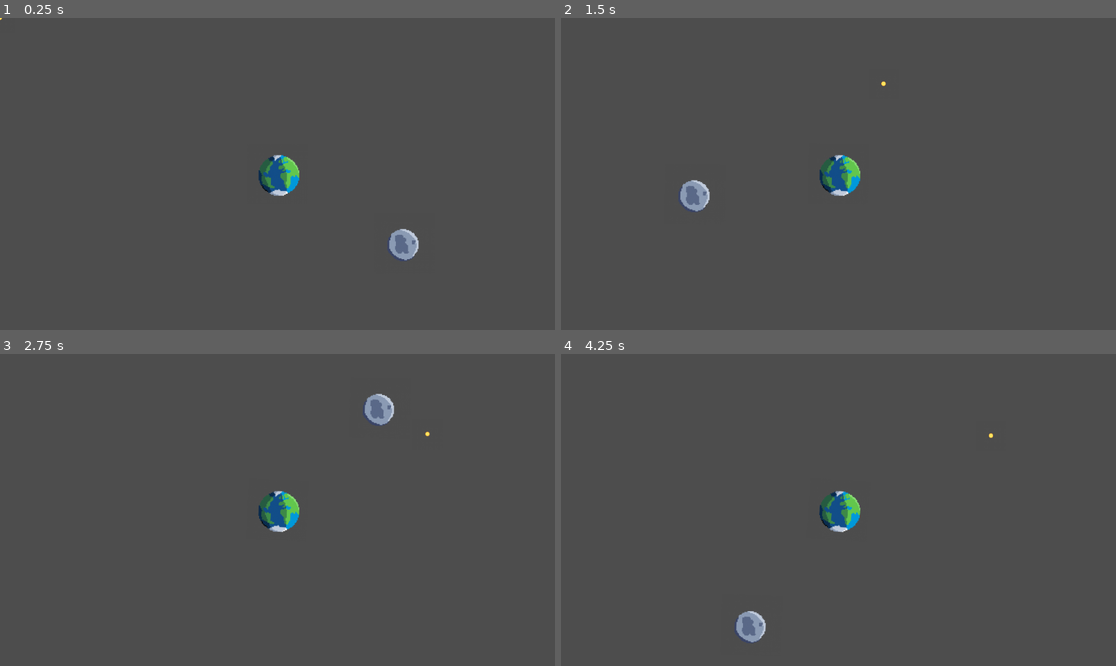
Above: before the commit, frames 1-4 (two rows, left to right).
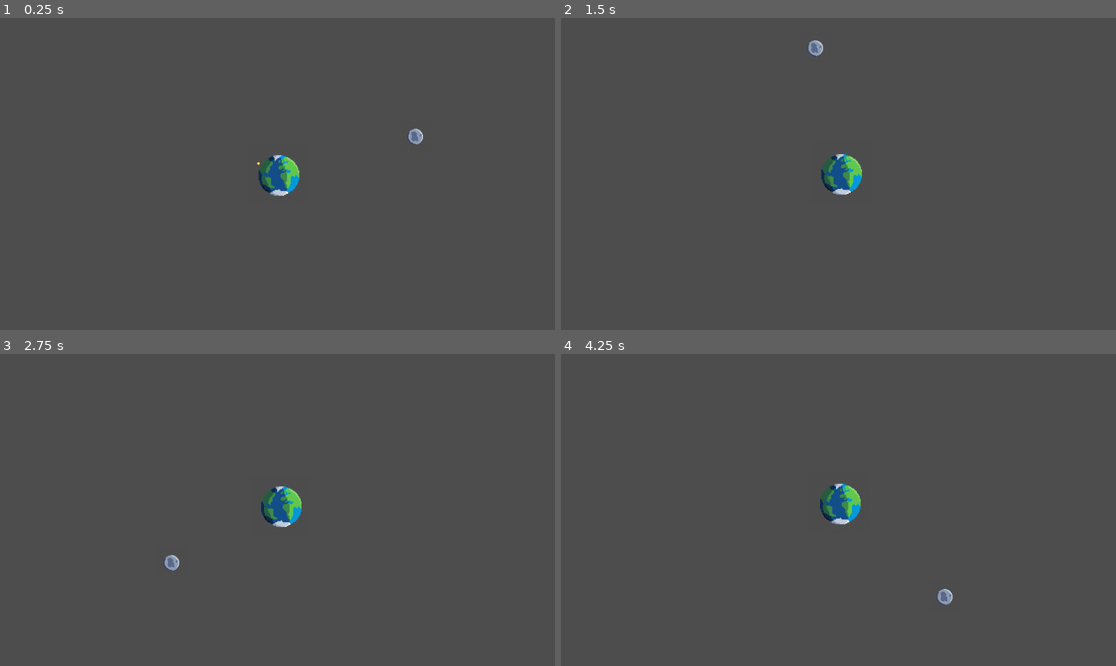
Above: after the commit, the same moments.

Repository: hunterjsb/spaceballs
Game: Godot game, scene res://node_2d.tscn
The game is run twice, just before and just after one commit, with the same random seed, the same clock (stepped at 60 frames per second) and the same inputs.
Inputs:
- Up to frame 1 (0.25 s): no input
- Up to frame 2 (1.5 s): tap Enter (ui_accept) at 0.5, 1.35 s; hold Enter (ui_accept) 0.53-1.28 s
- Up to frame 3 (2.75 s): tap Enter (ui_accept) at 1.52, 1.82 s; hold Enter (ui_accept) from 2.03 s (still down)
- Up to frame 4 (4.25 s): release Enter (ui_accept) at 2.78 s; tap Enter (ui_accept) at 2.85, 3.02, 3.32 s; hold Enter (ui_accept) from 3.53 s (still down)

The runs differ from the first frame. In frame 1, 0.6% of the frame differs, in the area x 0-77%, y 0-78%; in frame 2, 0.9%; in frame 3, 1.2%; in frame 4, 1.3%, in the area x 31-78%, y 25-93%.

Commit message:
everything is a gravitational body

Diff:
--- a/Earth.gd
+++ b/Earth.gd
@@ -1,8 +1,5 @@
-extends Sprite2D
+extends GravitationalBody
 
-@export var mass  = 100_000
-@export var rotation_speed = 1.0  # Degrees per second
-
-func _process(delta):
-	# Rotate Earth
-	rotation_degrees += rotation_speed * delta
+func _ready():
+	mass = 500_000
+	radius = 40  # Adjust based on sprite size
--- /dev/null
+++ b/GravitationalBody.gd
@@ -0,0 +1,23 @@
+# GravitationalBody.gd
+extends Sprite2D
+
+class_name GravitationalBody
+
+@export var mass: float = 1.0
+@export var radius: float = 10.0  # For collision detection
+var velocity: Vector2 = Vector2.ZERO
+
+func apply_force(force: Vector2):
+	velocity += force / mass
+
+func move(delta: float):
+	position += velocity * delta
+
+func gravitational_force(other: GravitationalBody) -> Vector2:
+	var direction = other.position - position
+	var distance = direction.length()
+	var force_magnitude = (mass * other.mass) / (distance * distance)
+	return direction.normalized() * force_magnitude
+
+func _physics_process(delta):
+	move(delta)
--- a/Moon.gd
+++ b/Moon.gd
@@ -1,16 +1,5 @@
-extends Sprite2D
+extends GravitationalBody
 
-@export var orbit_speed = 2.0  # Degrees per second
-@export var orbit_radius = 300.0
-@export var rotation_speed = 0.5  # Degrees per second
-@export var mass = 1_000
-
-var orbit_angle = 0.0
-
-func _process(delta):
-	# Update orbit
-	orbit_angle += orbit_speed * delta
-	position = get_parent().get_node("Earth").position + Vector2(cos(orbit_angle), sin(orbit_angle)) * orbit_radius
-
-	# Rotate Moon
-	rotation_degrees += rotation_speed * delta
+func _ready():
+	mass = 5_000  # Moon's mass in kg
+	radius = 50  # Adjust based on your sprite size
--- a/Rocket.gd
+++ b/Rocket.gd
@@ -1,25 +1,29 @@
-extends Sprite2D
+extends GravitationalBody
 
-var velocity = Vector2.ZERO
 var launched = false
+var launch_position: Vector2
+var earth: GravitationalBody
 
-func _process(delta):
-	if launched:
-		# Apply gravity from Earth and Moon
-		var earth_gravity = calculate_gravity(get_parent().get_node("Earth"))
-		var moon_gravity = calculate_gravity(get_parent().get_node("Moon"))
+func _ready():
+	mass = 2  # Rocket mass in kg
+	radius = 5   # Adjust based on your sprite size
 
-		velocity += (earth_gravity + moon_gravity) * delta
-		position += velocity * delta
+func set_earth(earth_body: GravitationalBody):
+	earth = earth_body
+	update_position()
+
+func update_position():
+	if not launched and earth:
+		var direction = (position - earth.position).normalized()
+		position = earth.position + direction * (earth.radius + radius)
+		rotation = direction.angle() + PI/2
 
 func launch():
-	var earth = get_parent().get_node("Earth")
-	position = earth.position + Vector2(0, -earth.texture.get_height() / 2 - 5)  #  pixels above Earth
 	launched = true
-	velocity = Vector2(750, -750)  # Initial launch velocity
+	apply_force(Vector2(1750, -750))  # Adjust launch force as needed
 
-func calculate_gravity(body):
-	var direction = body.position - position
-	var distance = direction.length()
-	var force = 1000 * body.mass / (distance * distance)  # Simplified gravity formula
-	return direction.normalized() * force
+func _physics_process(delta):
+	if launched:
+		super._physics_process(delta)
+	else:
+		update_position()
--- a/node_2d.gd
+++ b/node_2d.gd
@@ -1,10 +1,30 @@
 extends Node2D
+
+var G = 67  # Gravitational constant
+var time_scale = 1  # Time scale to make the simulation visible
 
 func _ready():
 	var screen_size = get_viewport().get_visible_rect().size
 	var screen_center = screen_size / 2
 
 	$Earth.position = screen_center
+	$Moon.position = $Earth.position + Vector2(300, 0)
+	$Moon.velocity = Vector2(0, -320) * time_scale  # Initial orbital velocity
+
+	$Rocket.set_earth($Earth)
+
+func _physics_process(delta):
+	if not $Rocket.launched:
+		apply_gravity($Earth, $Moon, delta)
+	else:
+		apply_gravity($Earth, $Moon, delta)
+		apply_gravity($Earth, $Rocket, delta)
+		apply_gravity($Moon, $Rocket, delta)
+
+func apply_gravity(body1: GravitationalBody, body2: GravitationalBody, delta: float):
+	var force = body1.gravitational_force(body2) * G * time_scale
+	body1.apply_force(force * delta)
+	body2.apply_force(-force * delta)
 
 func _input(event):
 	if event.is_action_pressed("ui_accept"):  # Space key
--- a/node_2d.tscn
+++ b/node_2d.tscn
@@ -7,9 +7,13 @@
 [ext_resource type="Script" path="res://Rocket.gd" id="3_wsw5a"]
 [ext_resource type="Texture2D" uid="uid://bs6r8xwm5i22t" path="res://assets/moon_4.png" id="4_x0ey5"]
 [ext_resource type="Texture2D" uid="uid://bndrfwyabljta" path="res://assets/sun_10.png" id="6_2vqxk"]
+[ext_resource type="Script" path="res://GravitationalBody.gd" id="8_3spte"]
 
 [node name="Node2D" type="Node2D"]
 script = ExtResource("1_43i8g")
+
+[node name="GravitationalBody" type="Sprite2D" parent="."]
+script = ExtResource("8_3spte")
 
 [node name="Earth" type="Sprite2D" parent="."]
 scale = Vector2(0.5, 0.5)
@@ -17,11 +21,11 @@
 script = ExtResource("1_adqwi")
 
 [node name="Moon" type="Sprite2D" parent="."]
-scale = Vector2(0.5, 0.5)
+scale = Vector2(0.25, 0.25)
 texture = ExtResource("4_x0ey5")
 script = ExtResource("2_g3qbh")
 
 [node name="Rocket" type="Sprite2D" parent="."]
-scale = Vector2(0.25, 0.25)
+scale = Vector2(0.15, 0.15)
 texture = ExtResource("6_2vqxk")
 script = ExtResource("3_wsw5a")
Not shown: 1 places in node_2d.tscn that only renumber resources
